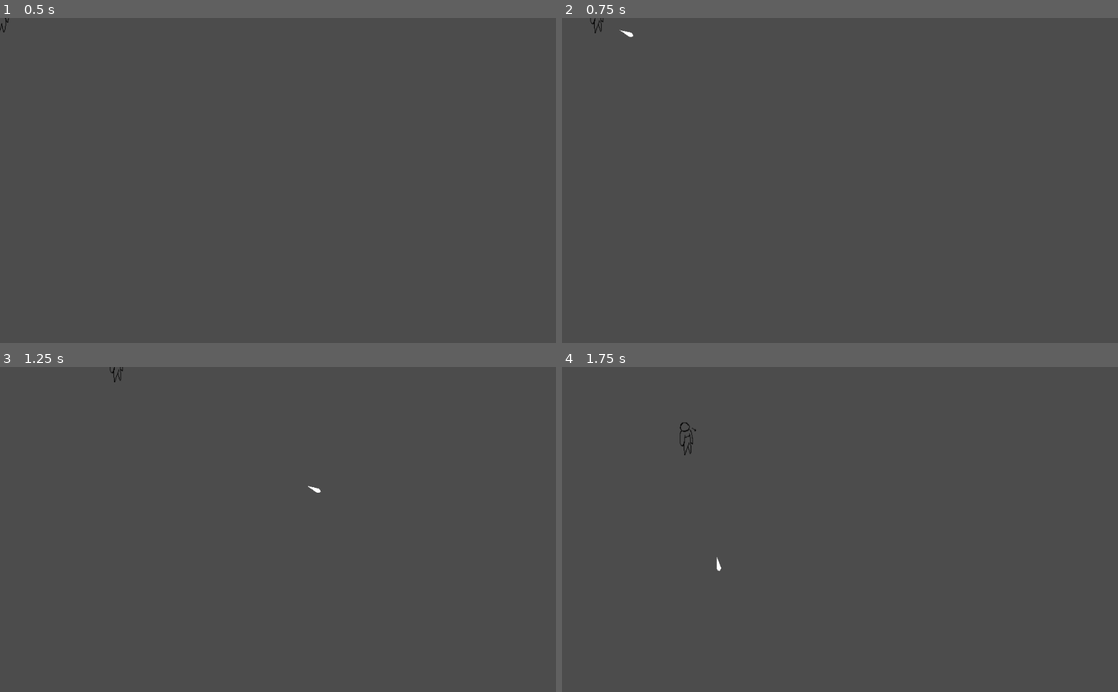
Above: before the commit, frames 1-4 (two rows, left to right).
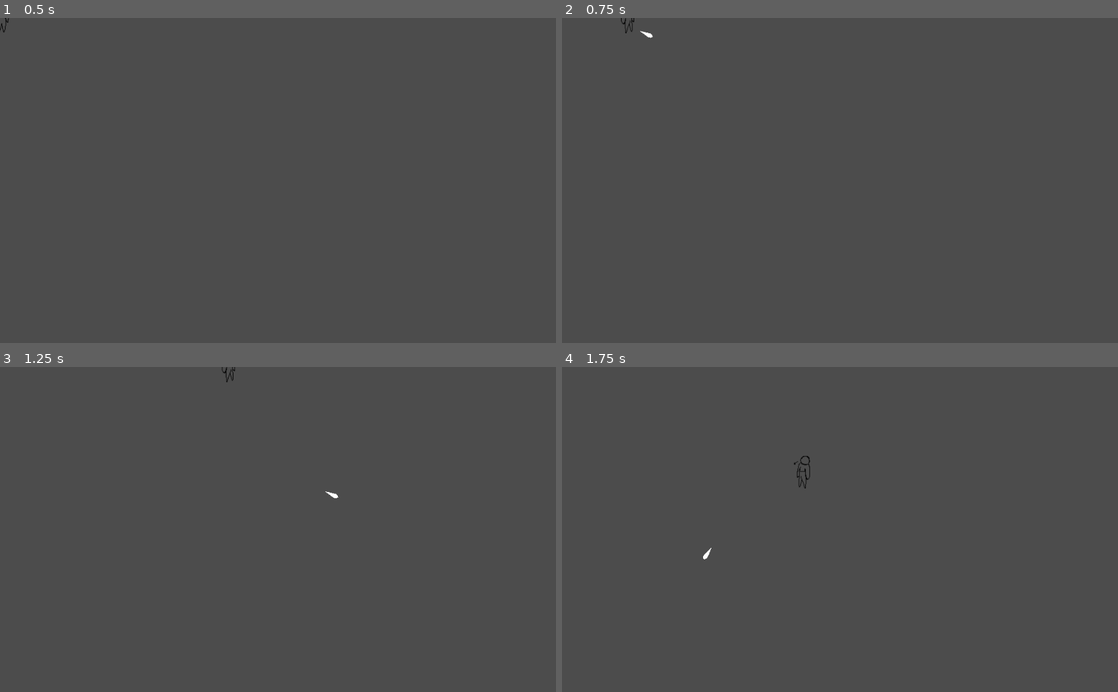
Above: after the commit, the same moments.

Repository: Aast12/Battle-City
Game: Godot game, scene res://Player.tscn
The game is run twice, just before and just after one commit, with the same random seed, the same clock (stepped at 60 frames per second) and the same inputs. The project has no main scene, so this scene is started directly.
Inputs (mouse positions are in pixels of both pictures, inside the frame that each line leads up to):
- Up to frame 1 (0.5 s): no input
- Up to frame 2 (0.75 s): tap Enter at 0.5 s; move the mouse to (962, 164) at 0.52 s; hold D from 0.53 s (still down); hold Shift from 0.53 s (still down); click (962, 164) at 0.67 s
- Up to frame 3 (1.25 s): keep holding D; keep holding Shift
- Up to frame 4 (1.75 s): move the mouse to (728, 545) at 1.27 s; release D at 1.28 s; release Shift at 1.28 s; hold S from 1.28 s (still down); tap Shift at 1.35 s; click (728, 545) at 1.42 s

Frame 1 is identical in both runs. In frame 2, 0.1% of the frame differs, in the area x 5-17%, y 0-7%; in frame 3, 0.1%; in frame 4, 0.2%, in the area x 21-45%, y 17-63%.

Commit message:
Add sprint function

Diff:
--- a/source/Player.gd
+++ b/source/Player.gd
@@ -1,16 +1,28 @@
 extends KinematicBody2D
 
 export (PackedScene) var Bullet
-export (float) var fire_rate
-export (float) var speed
+
+var id = "player"
 var hp = 100
-var stamina = 100
+var max_hp = 100
+var stamina = 75
+var max_stamina = 75
+var d_stamina = 0
+var fire_rate = 0.2
+var def_speed = 400
+var speed_factor = 1.5
+var t_speed_factor = 0.5
+var speed = def_speed
 var movement = Vector2()
 var mouse_pos = Vector2()
 var can_shoot
+var is_running
+var tired
 
 func _ready():
 	can_shoot = true
+	is_running = false
+	tired = false
 	$ShootTimer.wait_time = fire_rate
 
 func get_input():
@@ -27,6 +39,12 @@
 	if Input.is_mouse_button_pressed(BUTTON_LEFT):
 		if can_shoot:
 			shoot(get_viewport().get_mouse_position())
+	if Input.is_key_pressed(KEY_SHIFT):
+		if not tired:
+			is_running = true
+			d_stamina -= 1
+	if not Input.is_key_pressed(KEY_SHIFT):
+		is_running = false
 
 	movement = movement.normalized() * speed
 
@@ -66,8 +84,22 @@
 
 func _physics_process(delta):
 	get_input()
+	stamina += d_stamina * delta * 20
+	d_stamina = 0
+	if is_running:
+		speed = def_speed * speed_factor
+	if stamina < 0:
+		stamina = 0
+		tired = true
+	if stamina >= max_stamina:
+		stamina = max_stamina
+		tired = false
+	if tired:
+		speed = def_speed * t_speed_factor
+	elif not tired and not is_running:
+		speed = def_speed
+	stamina += delta * 5
 	movement = move_and_slide(movement)
-	print(get_viewport().get_mouse_position().y)
 
 func _on_ShootTimer_timeout():
 	can_shoot = true
--- a/source/Player.tscn
+++ b/source/Player.tscn
@@ -2,26 +2,26 @@
 
 [ext_resource path="res://Player.gd" type="Script" id=1]
 [ext_resource path="res://Bullet.tscn" type="PackedScene" id=2]
-[ext_resource path="res://Art/left.png" type="Texture" id=3]
-[ext_resource path="res://Art/right.png" type="Texture" id=4]
+[ext_resource path="res://Art/right.png" type="Texture" id=3]
+[ext_resource path="res://Art/left.png" type="Texture" id=4]
 [ext_resource path="res://Art/up.png" type="Texture" id=5]
 [ext_resource path="res://Art/down.png" type="Texture" id=6]
-[ext_resource path="res://Art/up_right.png" type="Texture" id=7]
+[ext_resource path="res://Art/up_left.png" type="Texture" id=7]
 [ext_resource path="res://Art/down_right.png" type="Texture" id=8]
 [ext_resource path="res://Art/down_left.png" type="Texture" id=9]
-[ext_resource path="res://Art/up_left.png" type="Texture" id=10]
+[ext_resource path="res://Art/up_right.png" type="Texture" id=10]
 
 [sub_resource type="SpriteFrames" id=1]
 
 animations = [ {
 "frames": [ ExtResource( 3 ) ],
 "loop": true,
-"name": "left",
+"name": "right",
 "speed": 5.0
 }, {
 "frames": [ ExtResource( 4 ) ],
 "loop": true,
-"name": "right",
+"name": "left",
 "speed": 5.0
 }, {
 "frames": [ ExtResource( 5 ) ],
@@ -36,7 +36,7 @@
 }, {
 "frames": [ ExtResource( 7 ) ],
 "loop": true,
-"name": "up right",
+"name": "up left",
 "speed": 5.0
 }, {
 "frames": [ ExtResource( 8 ) ],
@@ -51,7 +51,7 @@
 }, {
 "frames": [ ExtResource( 10 ) ],
 "loop": true,
-"name": "up left",
+"name": "up right",
 "speed": 5.0
 } ]
 
@@ -73,8 +73,6 @@
 "_edit_group_": true
 }
 Bullet = ExtResource( 2 )
-fire_rate = 0.2
-speed = 300.0
 
 [node name="Sprite" type="AnimatedSprite" parent="." index="0"]
 
